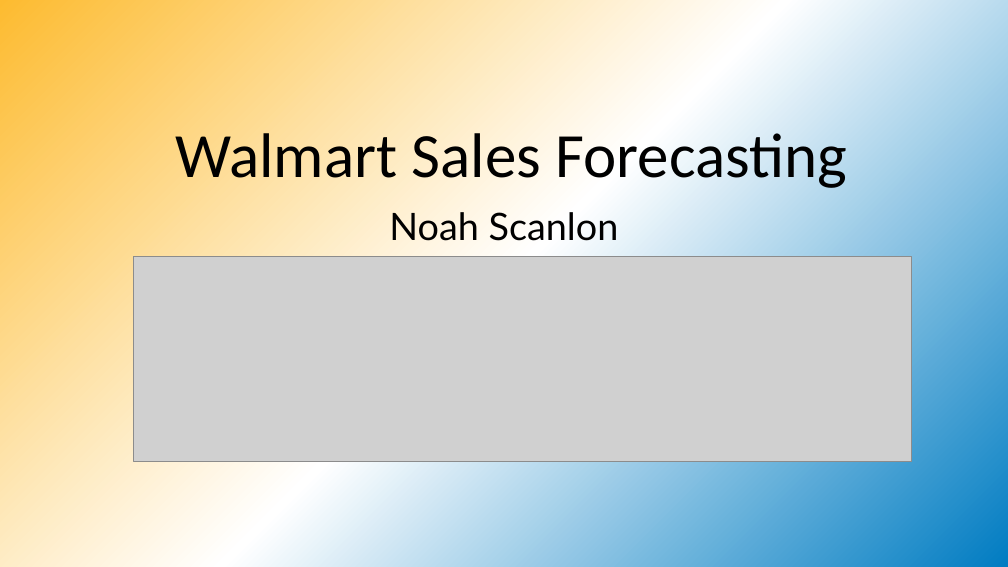
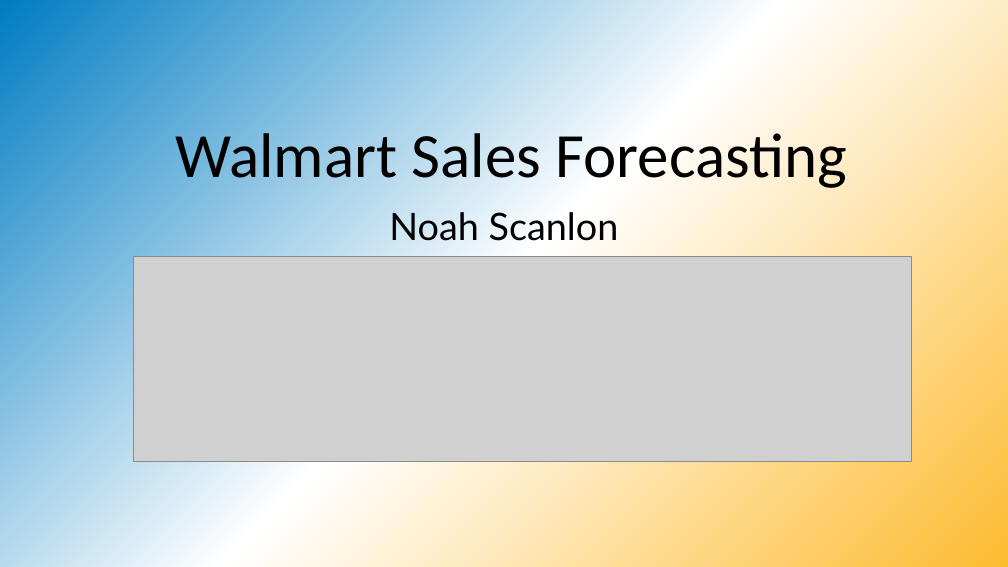
Before and after one commit to noahscantron/Springboard, a slide deck: slide 1 of Capstone Projects/Capstone_2_WalmartSalesForecasting/Walmart Sales Forecasting Presentation.pptx. Drawn at 1008x567 pixels with LibreOffice and Linux fonts; fonts in the diff are those of the drawing; grey boxes stand for pictures. Boxes give left, top, right and bottom in pixels: in the first picture for what was removed or moved away, otherwise in the second. Text is boxed around its words. In the diff, an @@ line names an element or a change of style, - is before the commit and + after.

```diff
--- a/Capstone Projects/Capstone_2_WalmartSalesForecasting/Walmart Sales Forecasting Presentation.pptx
+++ b/Capstone Projects/Capstone_2_WalmartSalesForecasting/Walmart Sales Forecasting Presentation.pptx
@@ background gradient #007CC2 to #FFFFFF to #FDBB30 to gradient #FDBB30 to #FFFFFF to #007CC2 @@
```
Also in this commit, not shown: 10 other slides changed, 1 slide added, 3 other files.
